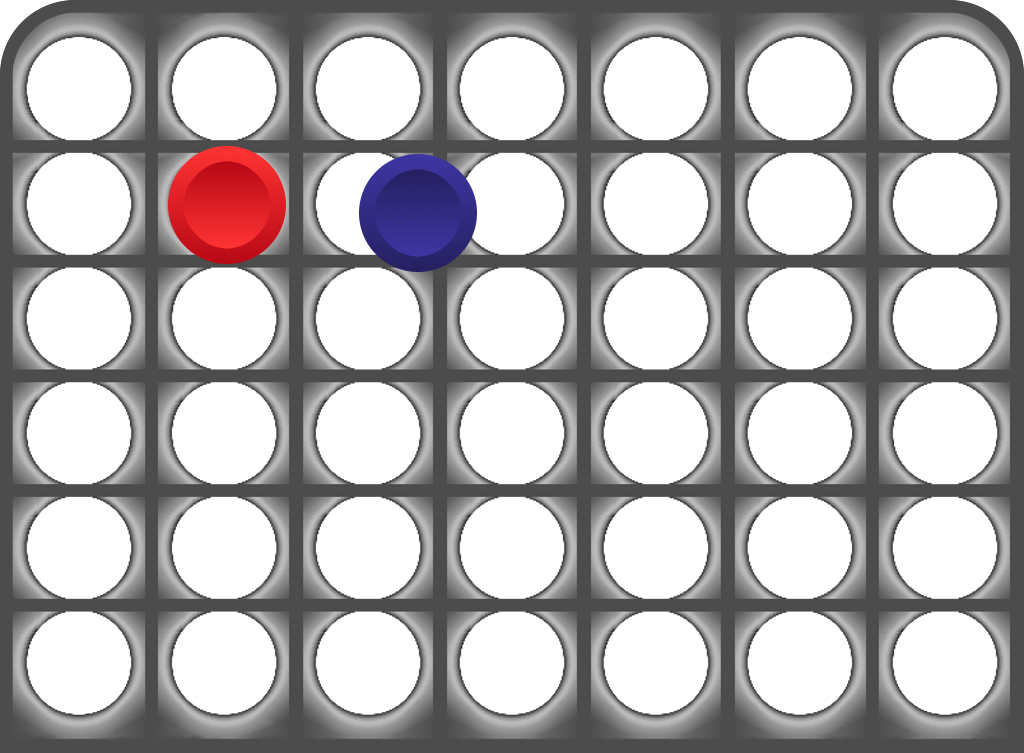
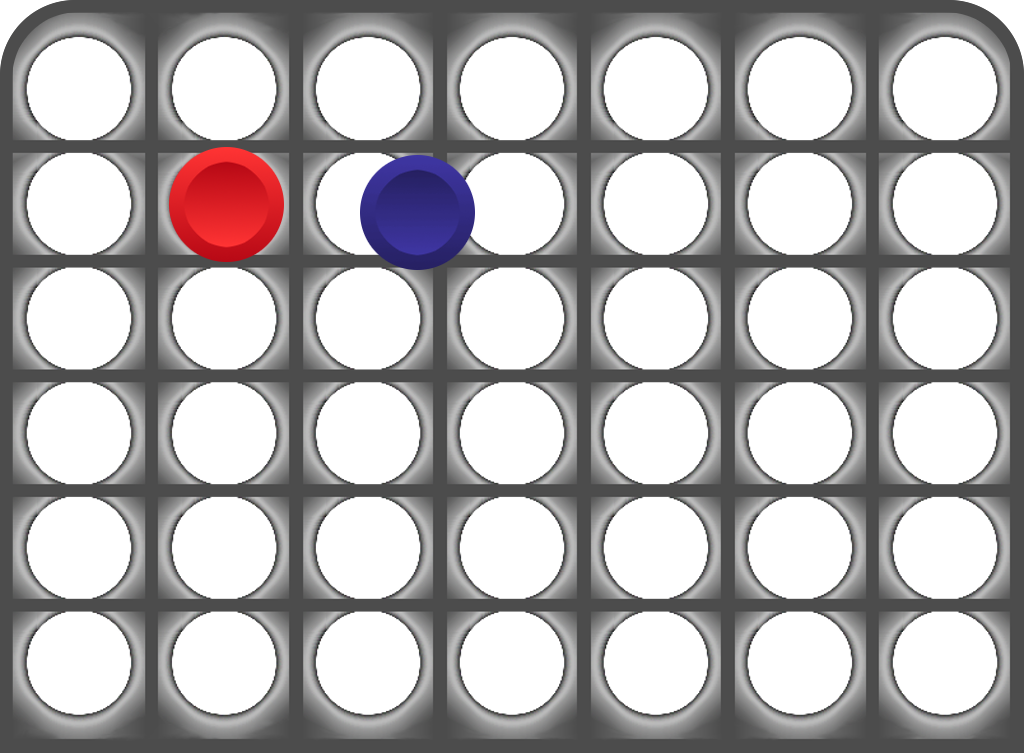
Before/after of a 1024x753 layered artwork. What changed in the layer stack:
painted on "Blau" over [359, 154, 477, 272]
painted on "Rot" over [168, 146, 286, 264]
